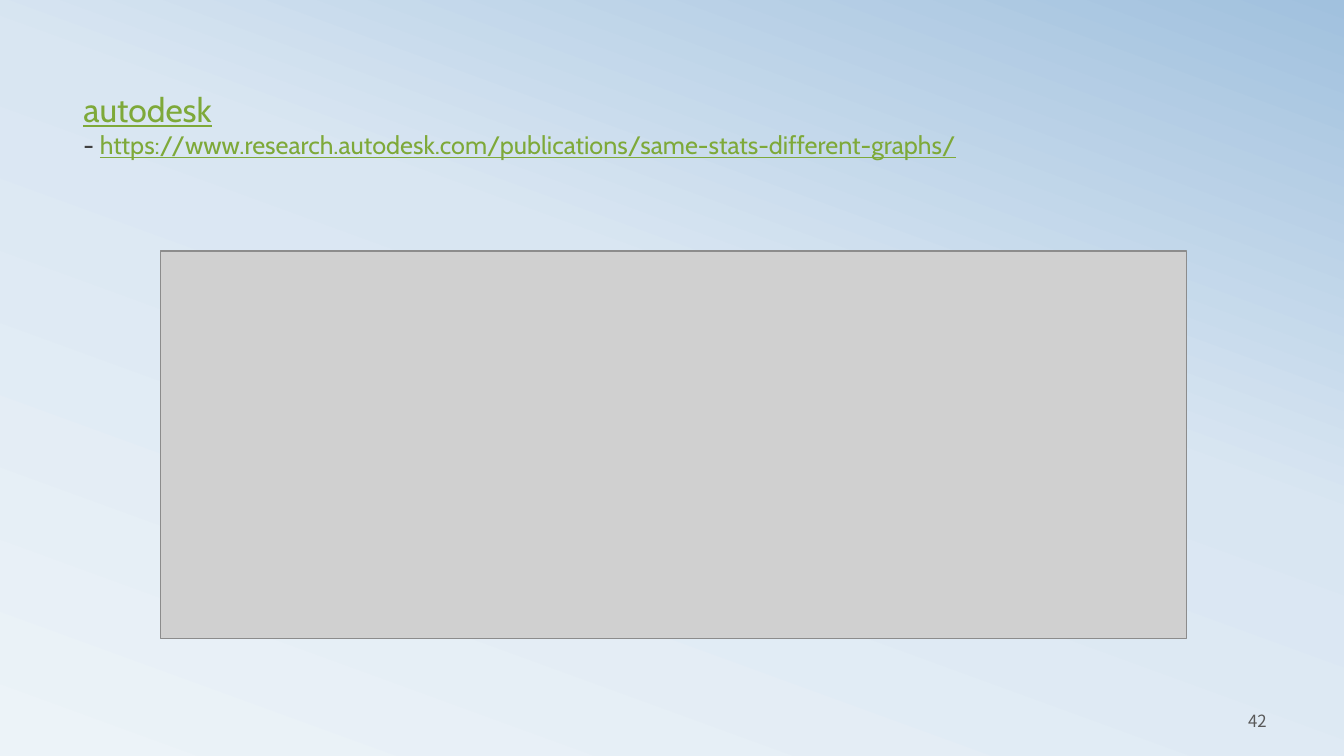
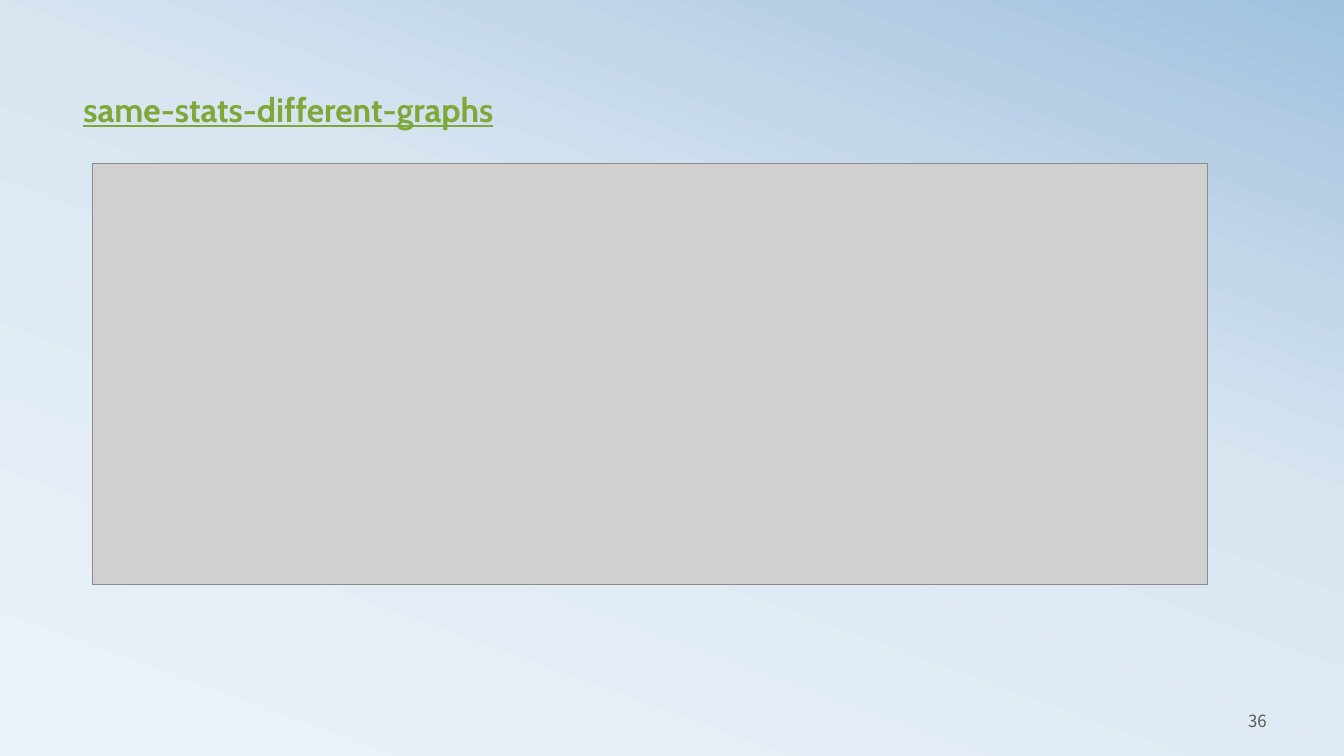
Before and after one commit to ancestor9/mathematics-for-machine-learning, a slide deck: slide 36 of 1_statistics for machine learning.pptx (slide 42 before the commit). Drawn at 1344x756 pixels with LibreOffice and Linux fonts; fonts in the diff are those of the drawing; grey boxes stand for pictures. Boxes give left, top, right and bottom in pixels: in the first picture for what was removed or moved away, otherwise in the second. Text is boxed around its words. In the diff, an @@ line names an element or a change of style, - is before the commit and + after.

```diff
--- a/1_statistics for machine learning.pptx
+++ b/1_statistics for machine learning.pptx
@@ text at <box>83,97,493,130</box>: text changed; size 18 to 24 pt; bold on @@
-autodesk
-- https://www.research.autodesk.com/publications/same-stats-different-graphs/
+same-stats-different-graphs
@@ picture: place and size @@
-picture at <box>160,251,1187,638</box>
+picture at <box>93,163,1208,584</box>
@@ page number at <box>1248,714,1267,727</box>: text changed @@
-42
+36
```
Also in this commit, not shown: 4 other slides changed, 4 slides added, 11 slides removed.
